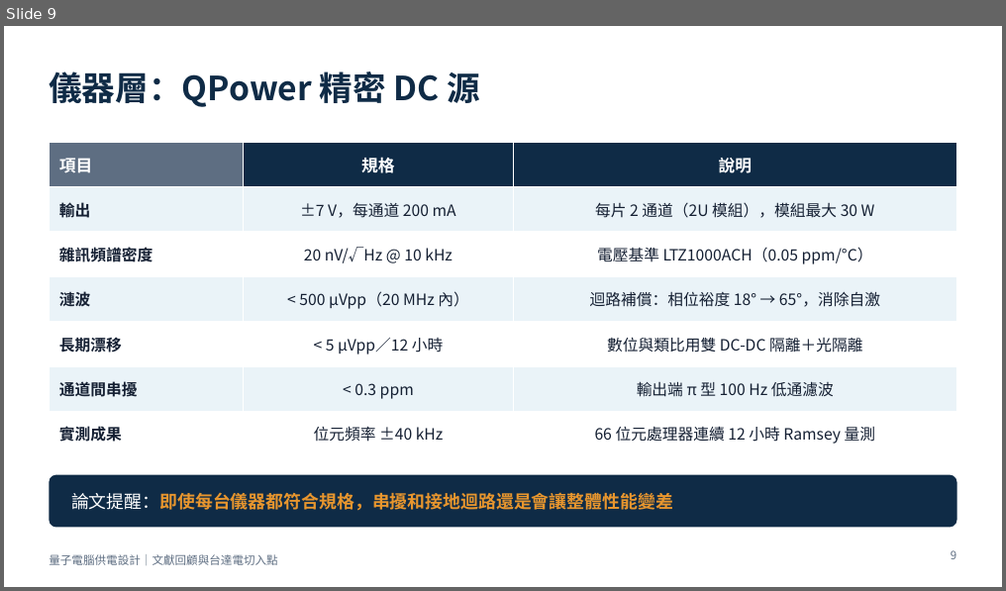
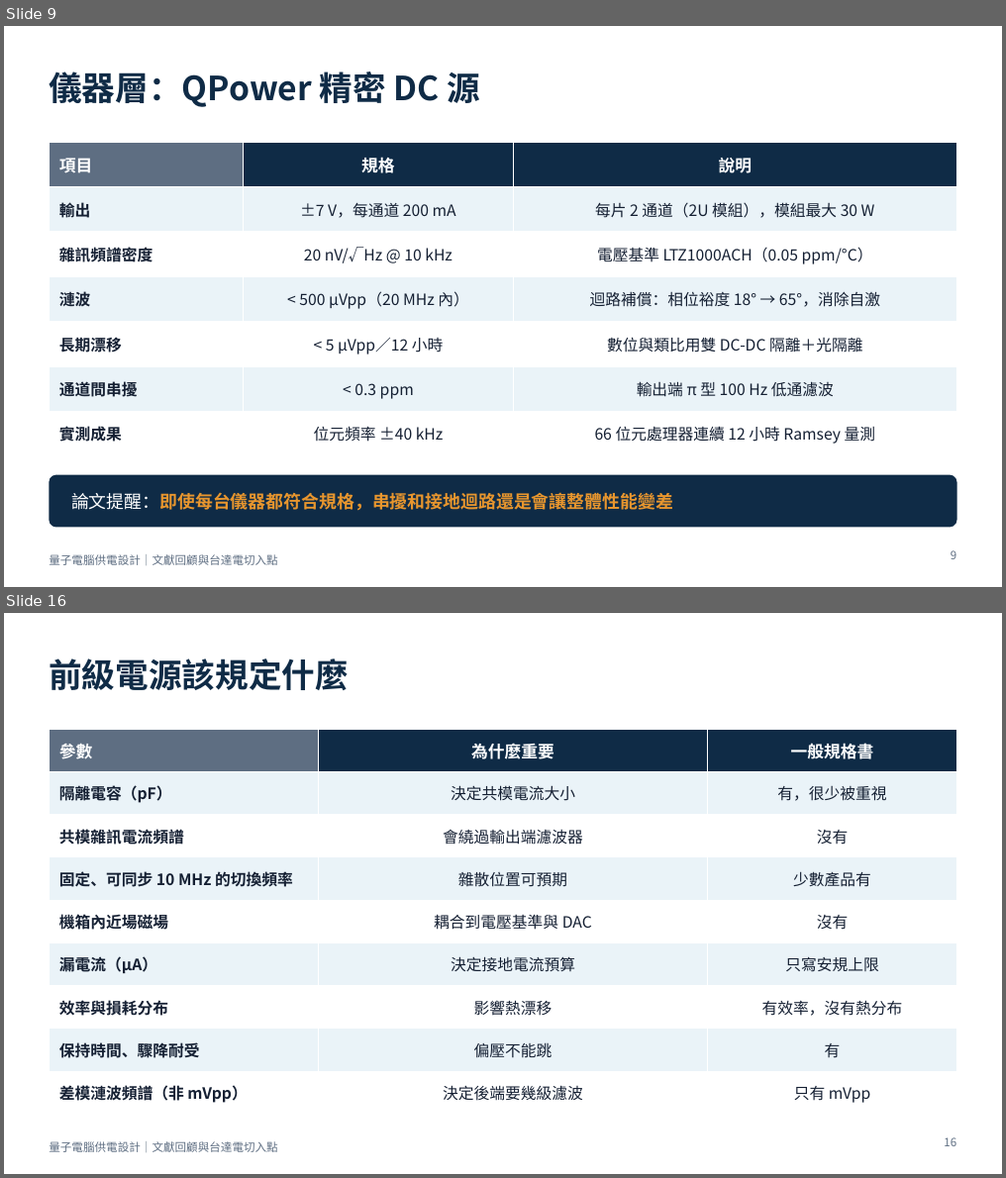
Before and after one commit to pcpcchen-coder/QuantumComputing, a slide deck: slides/output/qc-power-supply-delta.pptx. Shown one above the other, each under a label of ours: slide 9 before the commit, slides 9 and 16 after it; the slides between them are not shown. The pictures are 1006x591 and 1006x1178 pixels, drawn with LibreOffice and Linux fonts; fonts in the diff are those of the drawing. Boxes give left, top, right and bottom in pixels: in the first picture for what was removed or moved away, otherwise in the second. Text is boxed around its words. In the diff, an @@ line names an element or a change of style, - is before the commit and + after.

```diff
--- a/slides/output/qc-power-supply-delta.pptx
+++ b/slides/output/qc-power-supply-delta.pptx
@@ slide 16 added at (4, 613, 1002, 1174), background #FFFFFF; not listed: 1 template element that a slide beside it also shows @@
@@ title added at (49, 659, 349, 690), 32 pt, text #0F2B46, bold @@
+前級電源該規定什麼
@@ table added at (49, 729, 957, 1107), 9 rows, 3 columns @@
+參數 | 為什麼重要 | 一般規格書
+隔離電容（pF） | 決定共模電流大小 | 有，很少被重視
+共模雜訊電流頻譜 | 會繞過輸出端濾波器 | 沒有
+固定、可同步 10 MHz 的切換頻率 | 雜散位置可預期 | 少數產品有
+機箱內近場磁場 | 耦合到電壓基準與 DAC | 沒有
+漏電流（µA） | 決定接地電流預算 | 只寫安規上限
+效率與損耗分布 | 影響熱漂移 | 有效率，沒有熱分布
+保持時間、驟降耐受 | 偏壓不能跳 | 有
+差模漣波頻譜（非 mVpp） | 決定後端要幾級濾波 | 只有 mVpp
@@ page number added at (944, 1138, 956, 1147), 11 pt, text #5E6E82 @@
+16
```
Also in this commit, not shown: 3 slides changed, 7 other slides added, 5 other files.
